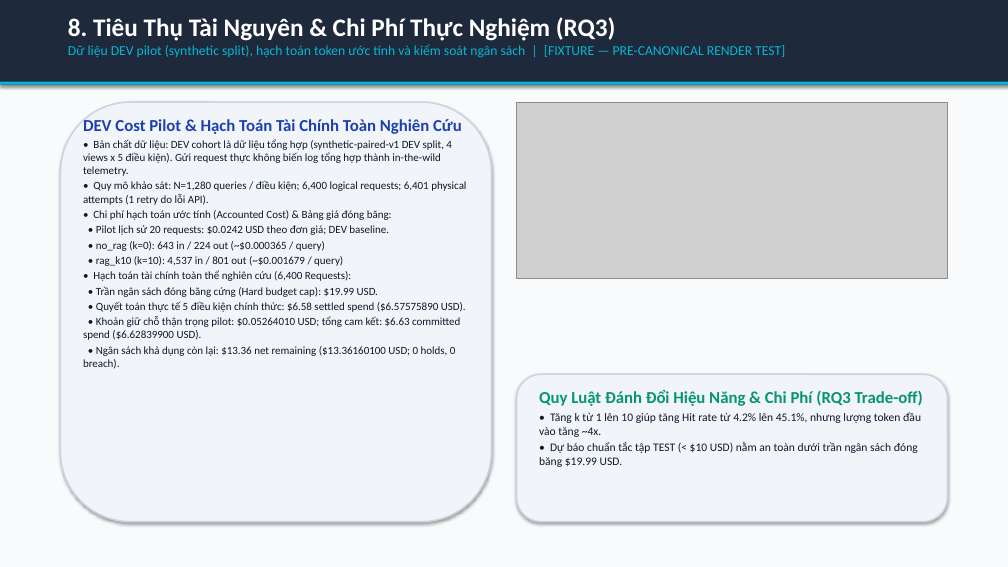
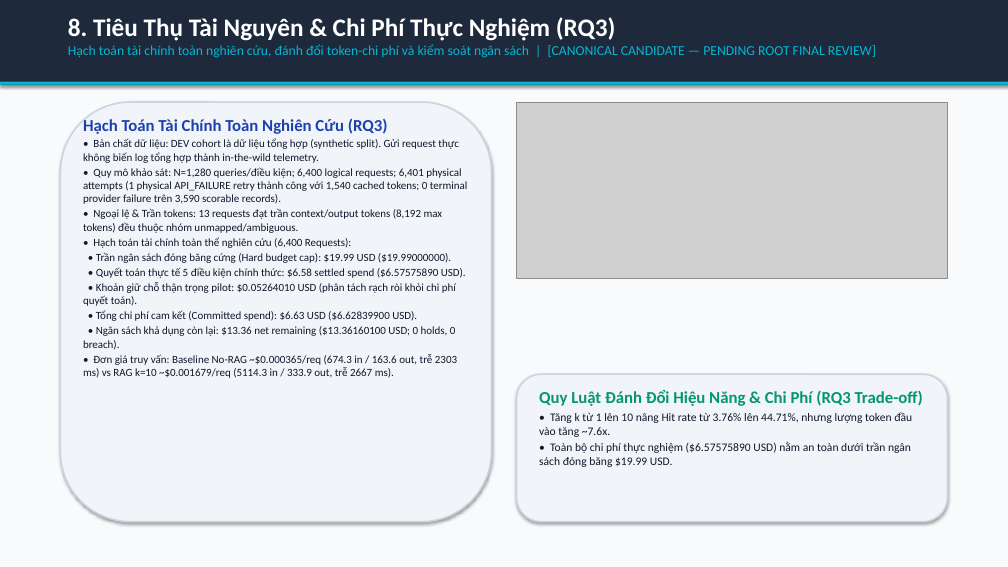
Before and after one commit to habachcp6/RAG2ATTCK, a slide deck: slide 9 of docs/presentation/slides.pptx. Drawn at 1008x567 pixels with LibreOffice and Linux fonts; fonts in the diff are those of the drawing; grey boxes stand for pictures. Boxes give left, top, right and bottom in pixels: in the first picture for what was removed or moved away, otherwise in the second. Text is boxed around its words. In the diff, an @@ line names an element or a change of style, - is before the commit and + after.

Commit message:
feat(slides): canonical consumer adapter, dynamic metric bundle injection, and 0.4219 McNemar alignment

```diff
--- a/docs/presentation/slides.pptx
+++ b/docs/presentation/slides.pptx
@@ text at box(68, 44, 876, 58): text changed @@
-Dữ liệu DEV pilot (synthetic split), hạch toán token ước tính và kiểm soát ngân sách | [FIXTURE — PRE-CANONICAL RENDER TEST]
+Hạch toán tài chính toàn nghiên cứu, đánh đổi token-chi phí và kiểm soát ngân sách | [CANONICAL CANDIDATE — PENDING ROOT FINAL REVIEW]
@@ text at box(83, 119, 468, 233): text changed @@
-DEV Cost Pilot & Hạch Toán Tài Chính Toàn Nghiên Cứu
-• Bản chất dữ liệu: DEV cohort là dữ liệu tổng hợp (synthetic-paired-v1 DEV split, 4 views x 5 điều kiện). Gửi request thực không biến log tổng hợp thành in-the-wild telemetry.
-• Quy mô khảo sát: N=1,280 queries / điều kiện; 6,400 logical requests; 6,401 physical attempts (1 retry do lỗi API).
-• Chi phí hạch toán ước tính (Accounted Cost) & Bảng giá đóng băng:
-• Pilot lịch sử 20 requests: $0.0242 USD theo đơn giá; DEV baseline.
-• no_rag (k=0): 643 in / 224 out (~$0.000365 / query)
-• rag_k10 (k=10): 4,537 in / 801 out (~$0.001679 / query)
+Hạch Toán Tài Chính Toàn Nghiên Cứu (RQ3)
+• Bản chất dữ liệu: DEV cohort là dữ liệu tổng hợp (synthetic split). Gửi request thực không biến log tổng hợp thành in-the-wild telemetry.
+• Quy mô khảo sát: N=1,280 queries/điều kiện; 6,400 logical requests; 6,401 physical attempts (1 physical API_FAILURE retry thành công với 1,540 cached tokens; 0 terminal provider failure trên 3,590 scorable records).
+• Ngoại lệ & Trần tokens: 13 requests đạt trần context/output tokens (8,192 max tokens) đều thuộc nhóm unmapped/ambiguous.
@@ text at box(96, 253, 451, 263): text changed @@
-• Trần ngân sách đóng băng cứng (Hard budget cap): $19.99 USD.
+• Trần ngân sách đóng băng cứng (Hard budget cap): $19.99 USD ($19.99000000).
@@ text at box(83, 282, 456, 321): text changed @@
-• Khoản giữ chỗ thận trọng pilot: $0.05264010 USD; tổng cam kết: $6.63 committed spend ($6.62839900 USD).
+• Khoản giữ chỗ thận trọng pilot: $0.05264010 USD (phân tách rạch ròi khỏi chi phí quyết toán).
+• Tổng chi phí cam kết (Committed spend): $6.63 USD ($6.62839900 USD).
@@ text at box(83, 354, 457, 378): paragraph added @@
+• Đơn giá truy vấn: Baseline No-RAG ~$0.000365/req (674.3 in / 163.6 out, trễ 2303 ms) vs RAG k=10 ~$0.001679/req (5114.3 in / 333.9 out, trễ 2667 ms).
@@ text at box(539, 412, 912, 467): text changed @@
-• Tăng k từ 1 lên 10 giúp tăng Hit rate từ 4.2% lên 45.1%, nhưng lượng token đầu vào tăng ~4x.
-• Dự báo chuẩn tắc tập TEST (< $10 USD) nằm an toàn dưới trần ngân sách đóng băng $19.99 USD.
+• Tăng k từ 1 lên 10 nâng Hit rate từ 3.76% lên 44.71%, nhưng lượng token đầu vào tăng ~7.6x.
+• Toàn bộ chi phí thực nghiệm ($6.57575890 USD) nằm an toàn dưới trần ngân sách đóng băng $19.99 USD.
```
Also in this commit, not shown: 11 other slides changed, 19 other files.
